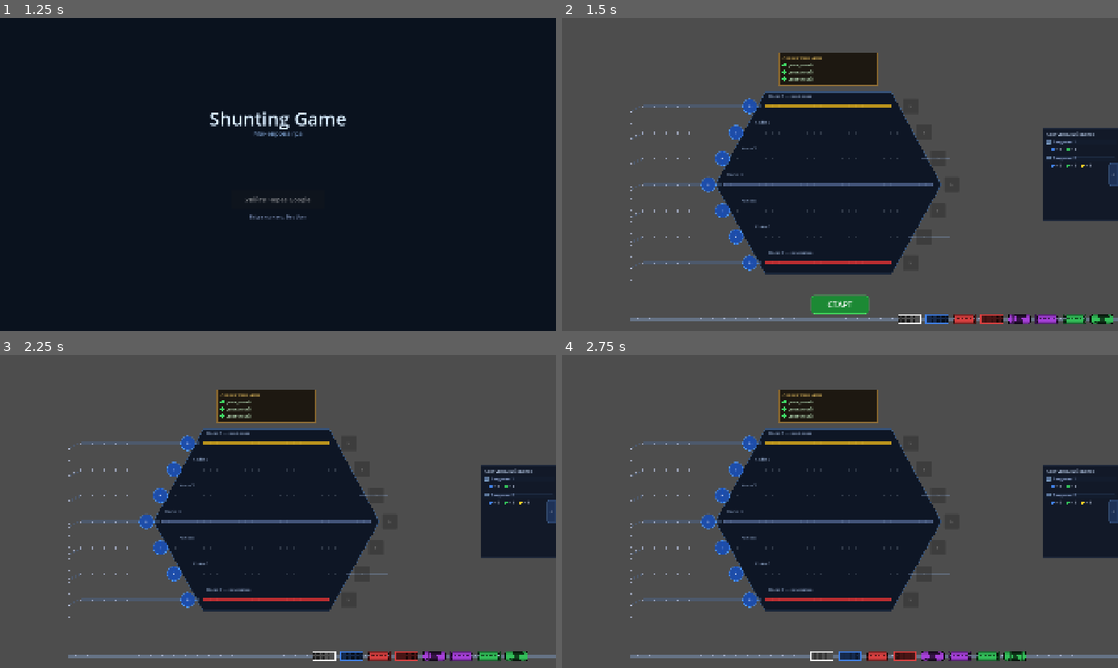
Above: before the commit, frames 1-4 (two rows, left to right).
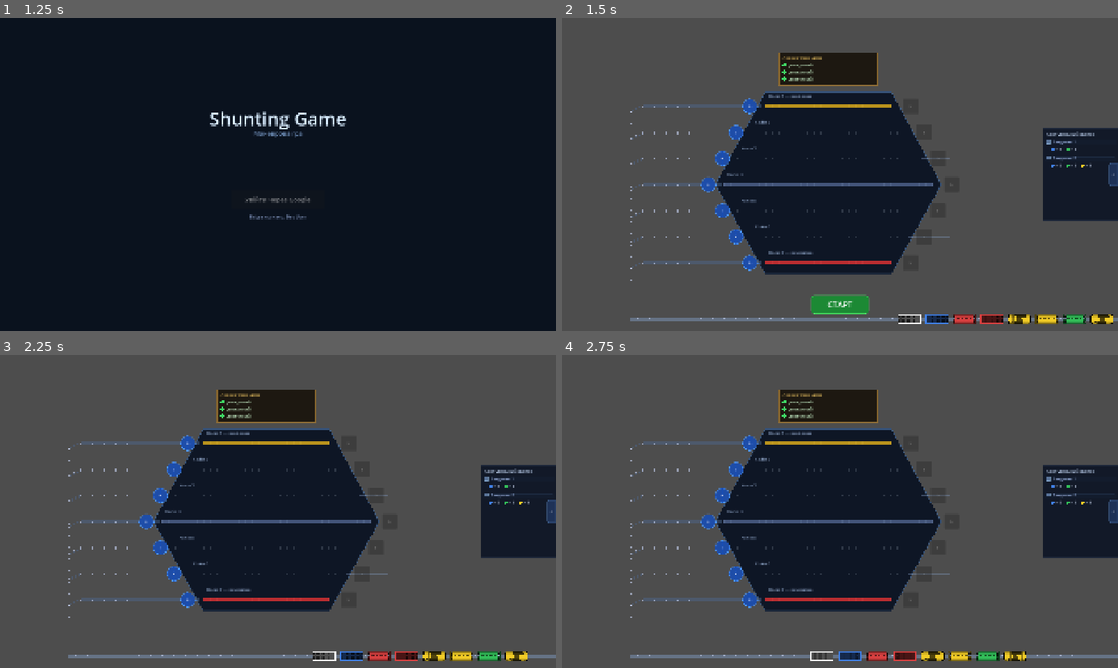
Above: after the commit, the same moments.

Repository: Fenimors99/shunting-game
Game: Godot game, scene res://scenes/LoginScreen.tscn
Same seed, same stepped clock (60 frames per second), same inputs: the game is played once before the commit and once after it.
Inputs:
- Up to frame 1 (1.25 s): click "Увійти через Google" at 0.5 s
- Up to frame 2 (1.5 s): tap Enter at 1.25 s
- Up to frame 3 (2.25 s): click "СТАРТ" at 2 s
- Up to frame 4 (2.75 s): no input

Frame 1 is identical in both runs. In frame 2, 0.3% of the frame differs, in the area x 80-100%, y 94-98%; in frame 3, 0.3%, in the area x 76-95%, y 94-98%; in frame 4, 0.3%.

Commit message:
delete orange

Diff:
--- a/scripts/Wagon.gd
+++ b/scripts/Wagon.gd
@@ -10,7 +10,7 @@
 	Color(0.20, 0.75, 0.35),  # GREEN
 	Color(0.95, 0.80, 0.15),  # YELLOW
 	Color(0.65, 0.25, 0.85),  # PURPLE
-	Color(0.90, 0.50, 0.15),  # ORANGE (Новий колір)
+
 ]
 
 # Попередньо завантажуємо текстури з папки assets
